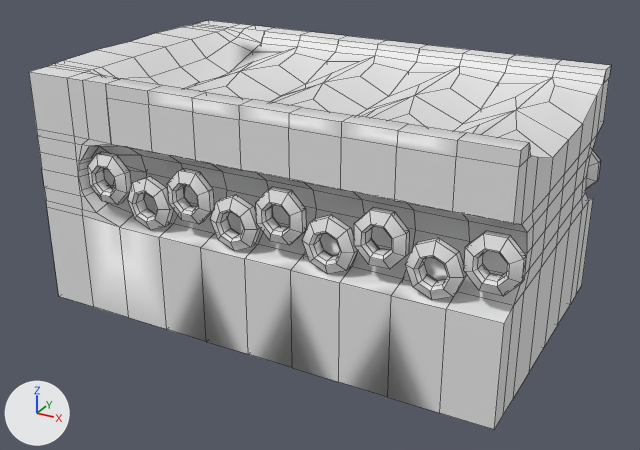
Two versions of the FBX model ModelsForUE/GroupD/FM-001-ConveyerBelt-End.fbx, one commit apart.
Camera for both pictures: a 50 mm camera at (2.65, -3.04, 1.83) aimed at (1.02, -0.07, 0.35). Arrows for +X, +Y and +Z are at lower left; the lights stay in place. Mesh edges are drawn as thin lines.

The older version as bpy lines, for what is in view:
```python
me_cube_005 = bpy.data.meshes.new('Cube.005')
me_cube_005.from_pydata(...)  # 1574 vertices, 1657 faces; spans x 0.01..2.01, y -0.6..0.6, z 0.0..1.0
ob_fm_001_conveyerbelt_end = bpy.data.objects.new('FM-001-ConveyerBelt-End', me_cube_005)
ob_fm_001_conveyerbelt_end.location = (0.0, 0.0, 0.0)
```
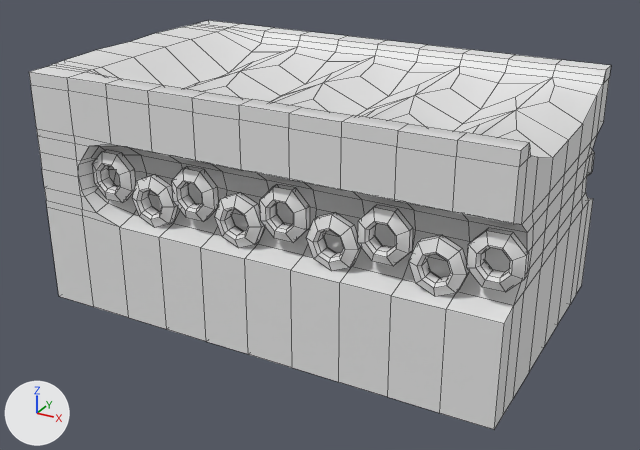
Scene script edits in JSON lines:
```json
{"block": "me_cube_005", "where": "# used by ob_fm_001_conveyerbelt_end; location = (0.0, 0.0, 0.0)"}
{"op": "remove", "block": "me_cube_005", "code": "me_cube_005.from_pydata(...)  # 1574 vertices, 1657 faces; spans x 0.01..2.01, y -0.6..0.6, z 0.0..1.0"}
{"op": "add", "block": "me_cube_005", "code": "me_cube_005.from_pydata(...)  # 1455 vertices, 1454 faces; spans x 0.01..2.01, y -0.6..0.6, z 0.0..1.0"}
{"block": "me_cube_005", "change": "me_cube_005 part 1: the loose piece of 48 vertices spanning x 1.82..2.01, y 0.41..0.48, z 0.49..0.69 is moved by (-0.04, 0.07, 0.01)"}
{"block": "me_cube_005", "change": "me_cube_005 part 2: 3 vertices moved from x 0.28, y 0.46..0.47, z 0.53..0.65 to x 0.24, y 0.53..0.54, z 0.53..0.66; 494 vertices removed from x 0.22..2.01, y -0.6..0.6, z 0.42..0.99; 375 vertices added at x 0.01..2.01, y -0.6..0.6, z 0.42..0.95"}
```

Changed parts and their boxes (x1, y1, x2, y2) in the pictures (640 x 450 px; the box of a moved part takes in the faces that stretch with it):
```json
{"part": 1, "of": "me_cube_005", "change": "moved or reshaped", "before": [586, 150, 601, 189], "after": [587, 150, 594, 176]}
{"part": 2, "of": "me_cube_005", "change": "moved or reshaped", "before": [67, 24, 526, 300], "after": [29, 72, 529, 296]}
```
